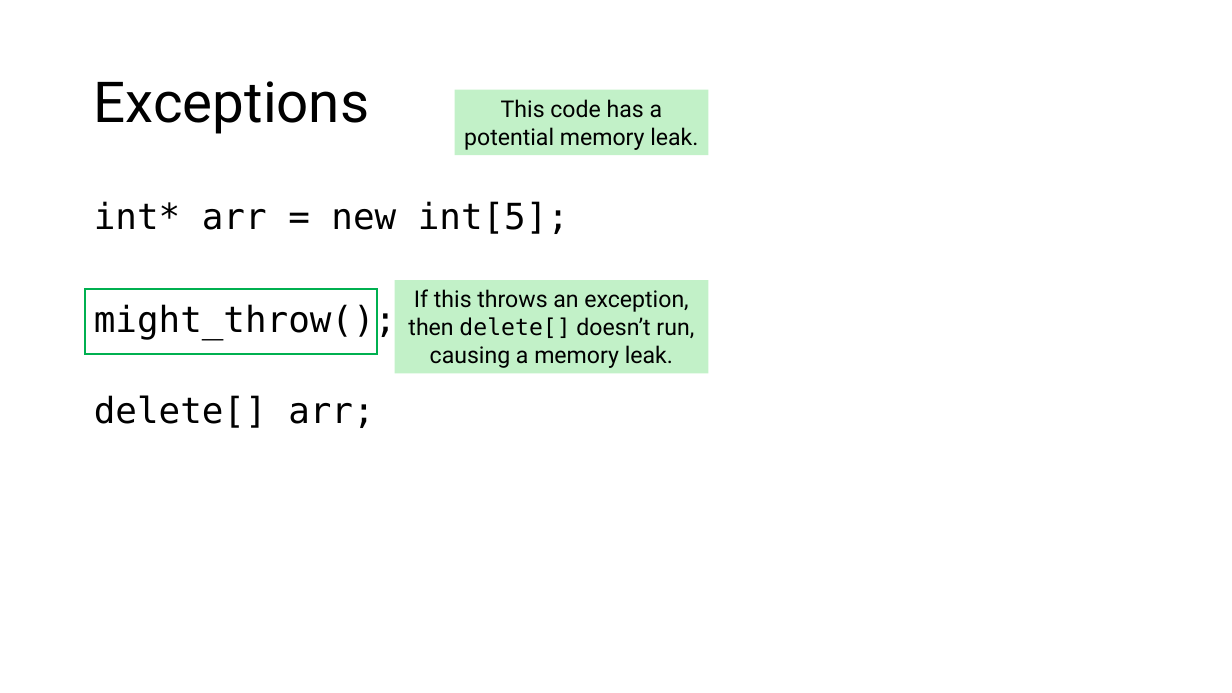
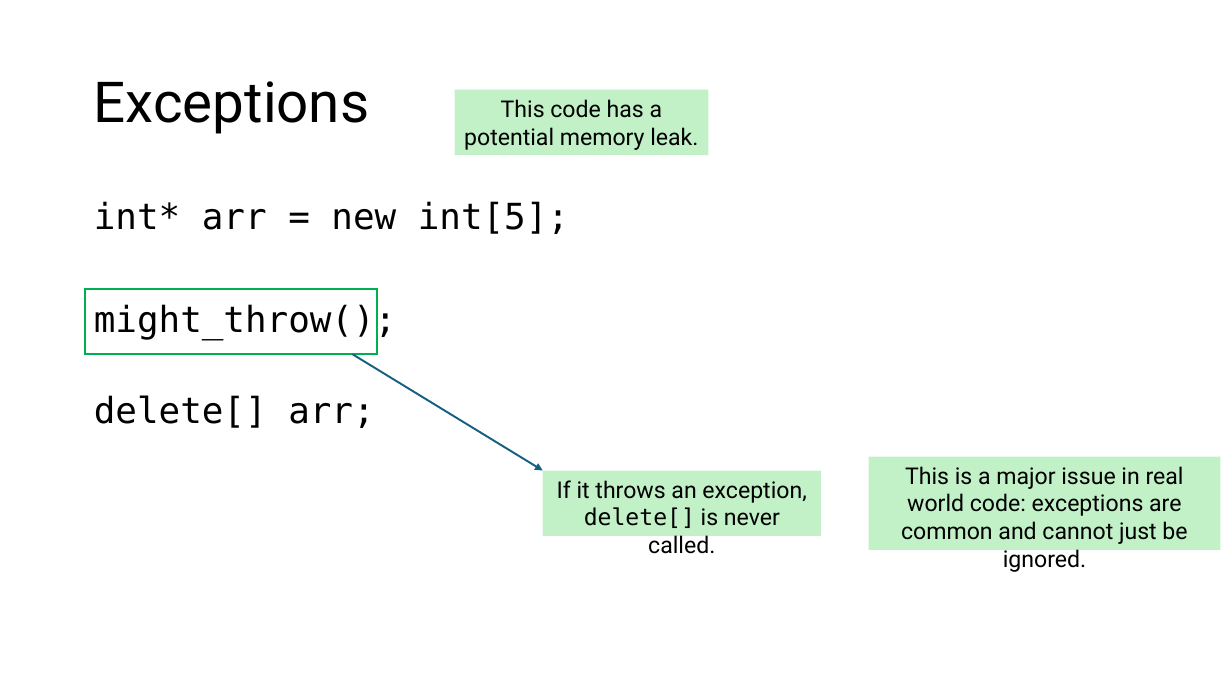
Before and after one commit to tjd1234/cmpt125spring2026, a slide deck: slide 17 of notes/week8/week8.pptx (slide 16 before the commit). Drawn at 1232x693 pixels with LibreOffice and Linux fonts; fonts in the diff are those of the drawing. Boxes give left, top, right and bottom in pixels: in the first picture for what was removed or moved away, otherwise in the second. Text is boxed around its words. In the diff, an @@ line names an element or a change of style, - is before the commit and + after.

```diff
--- a/notes/week8/week8.pptx
+++ b/notes/week8/week8.pptx
@@ rectangle removed at <box>395,280,709,373</box> @@
-If this throws an exception, then delete[] doesn’t run, causing a memory leak.
@@ arrow added from (353, 354) to (543, 470), #156082 1.5 pt @@
@@ rectangle added at <box>543,470,821,536</box>, fill #C2F1C8, 18 pt, text #000000 @@
+If it throws an exception,
+delete[] is never called.
@@ rectangle added at <box>869,457,1220,550</box>, fill #C2F1C8, 18 pt, text #000000 @@
+This is a major issue in real world code: exceptions are common and cannot just be ignored.
```
Also in this commit, not shown: 21 other slides changed, 20 slides added, 6 other files.
